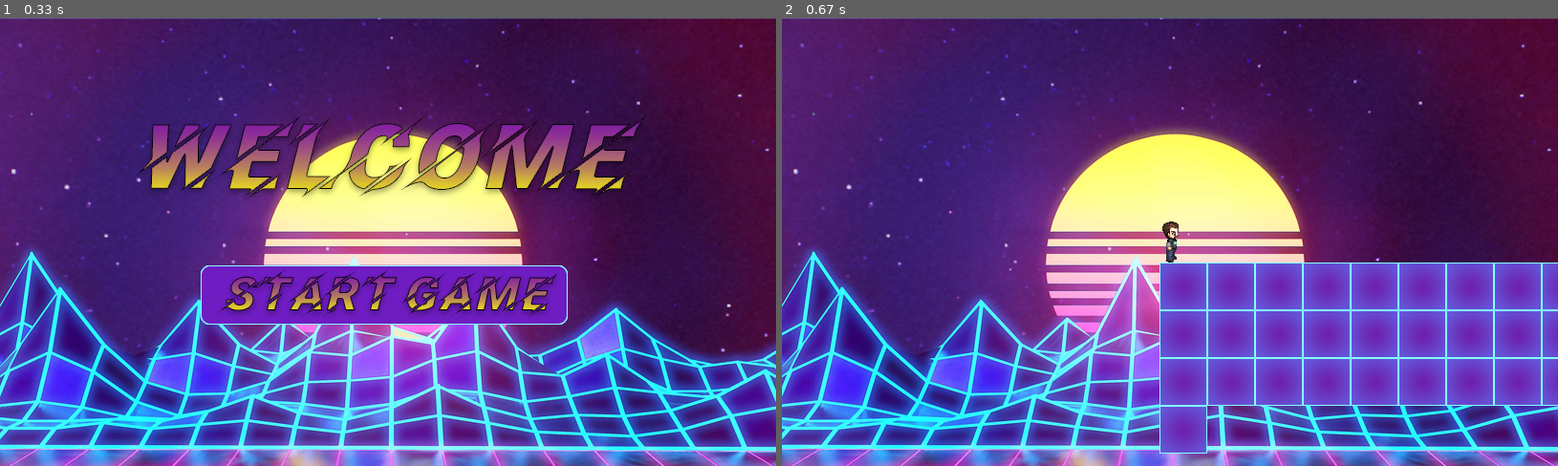
Above: before the commit, frames 1-2 (left to right).
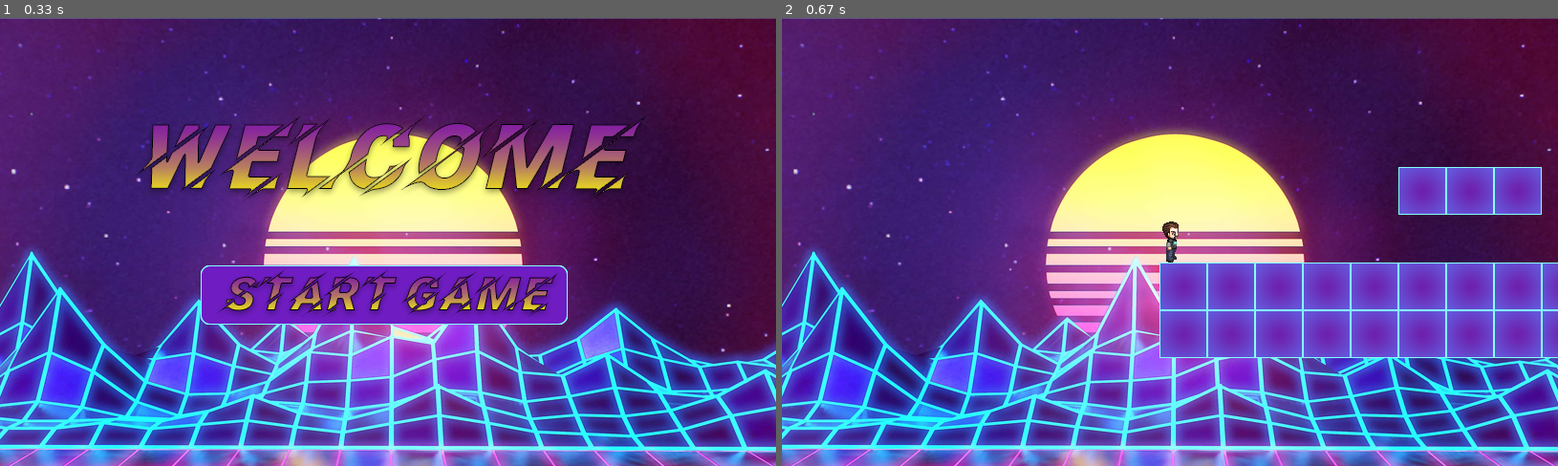
Above: after the commit, the same moments.

Repository: ftelnov/PyGameProject
Game: pygame game, started from main.py
Two runs of this game, one before a commit and one after it. Both use one fixed random seed, a clock stepped at 60 frames per second and the inputs below.
Inputs (mouse positions are in pixels of both pictures, inside the frame that each line leads up to):
- Up to frame 1 (0.33 s): no input
- Up to frame 2 (0.67 s): click (1138, 259) at 0.38 s

Frame 1 is identical in both runs. In frame 2, 7.6% of the frame differs, in the area x 48-100%, y 33-98%.

Commit message:
Добавил блок, клонирующий персонажа(рофл про параллельность java)

Diff:
--- a/Classes.py
+++ b/Classes.py
@@ -1,5 +1,5 @@
+from Constants import *
 import pygame
-from Constants import *
 
 
 # функция проверяет, принадлежит ли блок тому, на котором можно стоять, или "warning block group"
@@ -8,7 +8,8 @@
     first = tile.type == 'upper-block'
     second = tile.type == 'jump-block'
     speed = tile.type == 'speed-up-block' or tile.type == 'speed-down-block'
-    if first or second or speed:
+    clone = tile.type == 'clone-block'
+    if first or second or speed or clone:
         return True
     return False
 
@@ -50,6 +51,7 @@
     def __init__(self, tiles_group, all_sprites, tile_type, pos_x, pos_y):
         super().__init__(tiles_group, all_sprites, tile_type, pos_x, pos_y)
         self.rect.y += 20
+        self.rect.x += 5
         self.safeForm = self.rect.x, self.rect.y
 
 
@@ -60,11 +62,42 @@
         self.image = tile_images['dangerous-shadow-block']
 
 
+# Класс блоков для клона персонажа(Java)
+class CloneTile(Tile):
+    def __init__(self, clone_tiles, tiles_group, all_sprites, tile_type, pos_x, pos_y):
+        super().__init__(tiles_group, all_sprites, tile_type, pos_x, pos_y)
+        self.add(clone_tiles)
+        self.flag = 0  # наступали на этот блок или нет
+
+    def update(self, main_player, all_sprites):
+        if self.flag:
+            return
+        main_player.rect.y += 1
+        if pygame.sprite.collide_rect(self, main_player):
+            self.flag = 1
+            PlayerCloneUnused(all_sprites, main_player.rect.x, main_player.rect.y - 1, main_player.image)
+        main_player.rect.y -= 1
+
+    def reincarnation(self):
+        super().reincarnation()
+        self.flag = 0
+
+
+# Класс кнопок для меню
 class Button(pygame.sprite.Sprite):
     def __init__(self, group, x, y, image):
         super().__init__(group)
         self.image = image
         self.rect = self.image.get_rect().move(x, y)
+
+
+# Клон персонажа
+class PlayerCloneUnused(pygame.sprite.Sprite):
+    def __init__(self, group, x, y, image):
+        super().__init__(group)
+        self.image = image
+        self.rect = self.image.get_rect().move(x, y)
+        self.type = 'player-clone'
 
 
 # Класс игрока
@@ -74,6 +107,7 @@
         self.image = player_images['stay-right']  # изображение игрока
         self.rect = self.image.get_rect().move(
             tile_width * pos_x + 3, ADDHEIGHT + tile_height * pos_y + tile_height // 6 - 1)
+        self.type = 'player'
         # перемещаем объект как нужно
         self.start_position = self.rect.x, self.rect.y
         self.tile_width = tile_width  # ширина всех припятсвия
--- a/Constants.py
+++ b/Constants.py
@@ -21,7 +21,8 @@
     'dangerous-triangular-block': load_image('blocks/dangerous-triangular-block.png'),
     'jump-block': pygame.transform.scale(load_image('blocks/block-jump.png'), (tile_width, tile_height)),
     'speed-up-block': pygame.transform.scale(load_image('blocks/block-speed-up.png'), (tile_width, tile_height)),
-    'speed-down-block': pygame.transform.scale(load_image('blocks/block-speed-down.png'), (tile_width, tile_height))
+    'speed-down-block': pygame.transform.scale(load_image('blocks/block-speed-down.png'), (tile_width, tile_height)),
+    'clone-block': pygame.transform.scale(load_image('blocks/block-clone.png'), (tile_width, tile_height))
 }
 
 player_images = {
--- a/MainFunctions.py
+++ b/MainFunctions.py
@@ -1,5 +1,4 @@
-from Classes import Tile, Player, DangerousTile, ShadowTile
-import pygame
+from Classes import Tile, Player, DangerousTile, ShadowTile, CloneTile
 from Constants import *
 
 
@@ -11,7 +10,7 @@
     return list(map(lambda x: x.ljust(max_width, '.'), level_map))
 
 
-def generate_level(level, player_group, tiles_group, all_sprites):
+def generate_level(level, player_group, tiles_group, all_sprites, clone_tiles):
     new_player, x, y = None, None, None
     maximum_height = 0
     for y in range(len(level)):
@@ -33,6 +32,8 @@
                 Tile(tiles_group, all_sprites, 'speed-up-block', x, y)
             elif level[y][x] == '-':
                 Tile(tiles_group, all_sprites, 'speed-down-block', x, y)
+            elif level[y][x] == 'C':
+                CloneTile(clone_tiles, tiles_group, all_sprites, 'clone-block', x, y)
             if tile_height * y - ADDHEIGHT > maximum_height:
                 maximum_height = tile_height * y - ADDHEIGHT
     # вернем игрока, а также размер поля в клетках
--- a/data/levels/level.txt
+++ b/data/levels/level.txt
@@ -1,7 +1,5 @@
                                      #J+++++++++S
-                                    #
-@                     !!             #
-###################J#J##J##J##J##J    #
+     ###                            #
+@                     !!           #
+###########C#######J#J##J##J##J##J#
 #############
-#############               ###  ####
-#
--- a/main.py
+++ b/main.py
@@ -1,6 +1,4 @@
-import pygame
 import sys
-from Constants import *
 from MainFunctions import *
 from Classes import *
 
@@ -10,13 +8,15 @@
 all_sprites = pygame.sprite.Group()  # все спрайты
 tiles_group = pygame.sprite.Group()  # препятсвия
 player_group = pygame.sprite.Group()  # группа игрока
+clone_group = pygame.sprite.Group()  # группа клон-блоков
 
 screen = pygame.display.set_mode(SIZE)  # главный surface
 pygame.display.set_icon(ICON)
 pygame.display.set_caption('CodeRunner')
 pygame.display.flip()  # отображаем начальный экран
 clock = pygame.time.Clock()  # контроль времени в pygame
-level = generate_level(load_level('level.txt'), player_group, tiles_group, all_sprites)  # генерируем уровень
+level = generate_level(load_level('level.txt'), player_group, tiles_group, all_sprites,
+                       clone_group)  # генерируем уровень
 mainPlayer = level[0]  # получаем персонажа
 mainPlayer.set_field_geometry(SIZE)  # устанавливаем игроку размеры поля(нужно для корректной работы спрайта игрока)
 start_position = mainPlayer.get_rect()  # стартовая позиция игрока
@@ -53,8 +53,14 @@
     camera = Camera()  # инициализируем объект камеры
     events = []  # заводим список событий
     mainPlayer.reincarnation()  # восстанавливаем данные главного игрока
+
     for sprite in tiles_group:  # восстанавливаем все спрайты
         sprite.reincarnation()
+
+    for sprite in all_sprites:
+        if sprite.type == 'player-clone':
+            sprite.kill()
+
     main_running = True
     while main_running:  # основной цикл
         for event in pygame.event.get():
@@ -72,9 +78,11 @@
         # подгружаем игроку все события
         player_group.update(events)
 
+        # обновляем группу клон-блоков
+        clone_group.update(mainPlayer, all_sprites)
+
         # отрисовываем спрайты
         all_sprites.draw(screen)
-
         # если персонаж умер, заканчиваем игру
         if not mainPlayer.alive:
             main_running = False
Not shown, changed: README
Binary file added: data/png/blocks/block-clone.png
Not shown, added: data/psd/block-clone.psd
